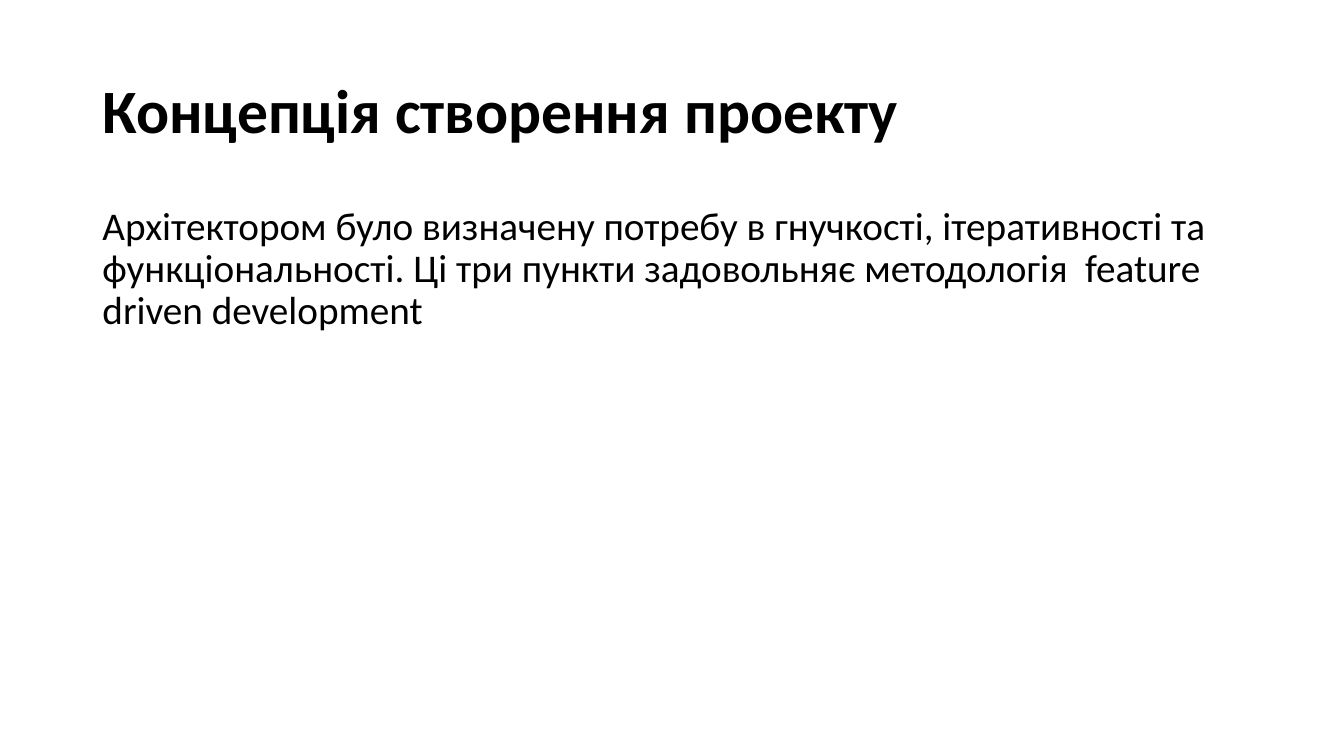
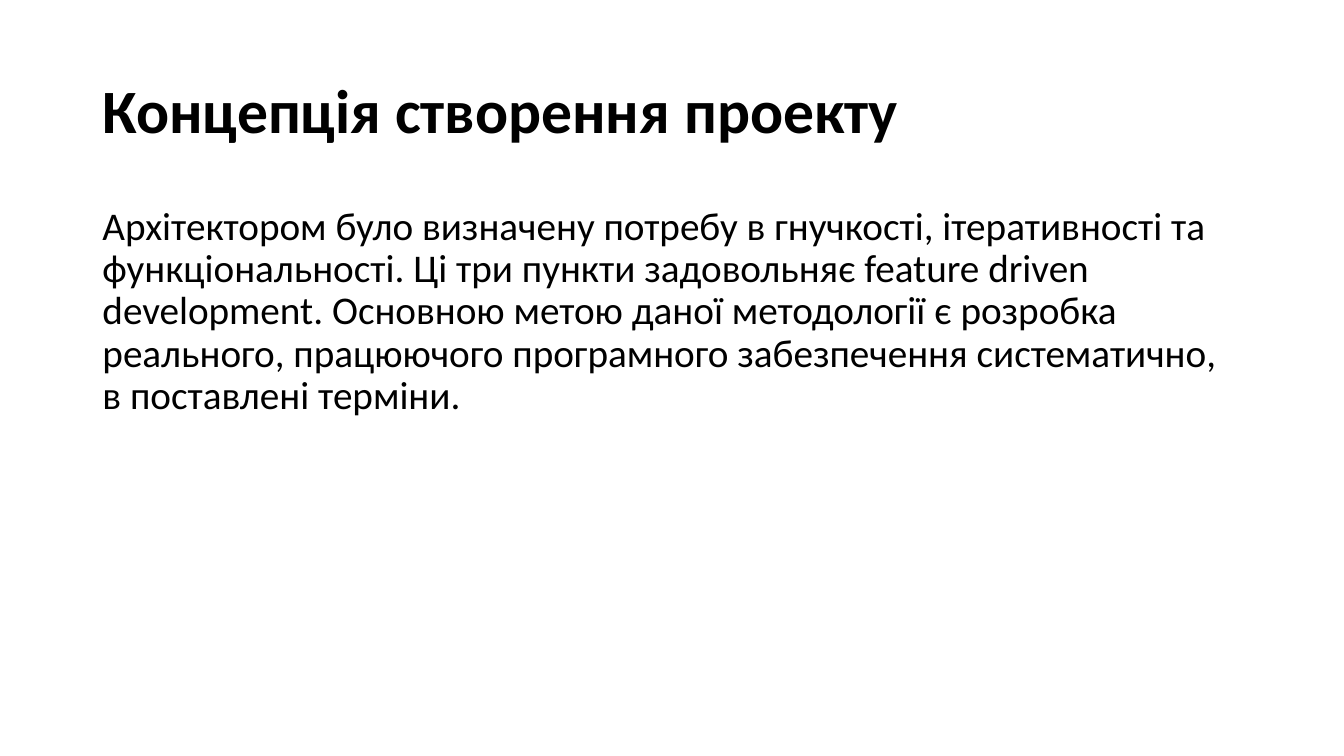
Before and after one commit to d3mage/elektronna_kafedra, a slide deck: slide 6 of elektronna_kafedra.pptx. Drawn at 1344x756 pixels with LibreOffice and Linux fonts; fonts in the diff are those of the drawing. Boxes give left, top, right and bottom in pixels: in the first picture for what was removed or moved away, otherwise in the second. Text is boxed around its words. In the diff, an @@ line names an element or a change of style, - is before the commit and + after.

```diff
--- a/elektronna_kafedra.pptx
+++ b/elektronna_kafedra.pptx
@@ text at (102, 213, 1216, 416): text changed @@
-Архітектором було визначену потребу в гнучкості, ітеративності та функціональності. Ці три пункти задовольняє методологія feature driven development
+Архітектором було визначену потребу в гнучкості, ітеративності та функціональності. Ці три пункти задовольняє feature driven development. Основною метою даної методології є розробка реального, працюючого програмного забезпечення систематично, в поставлені терміни.
```
Also in this commit, not shown: 2 other files.
